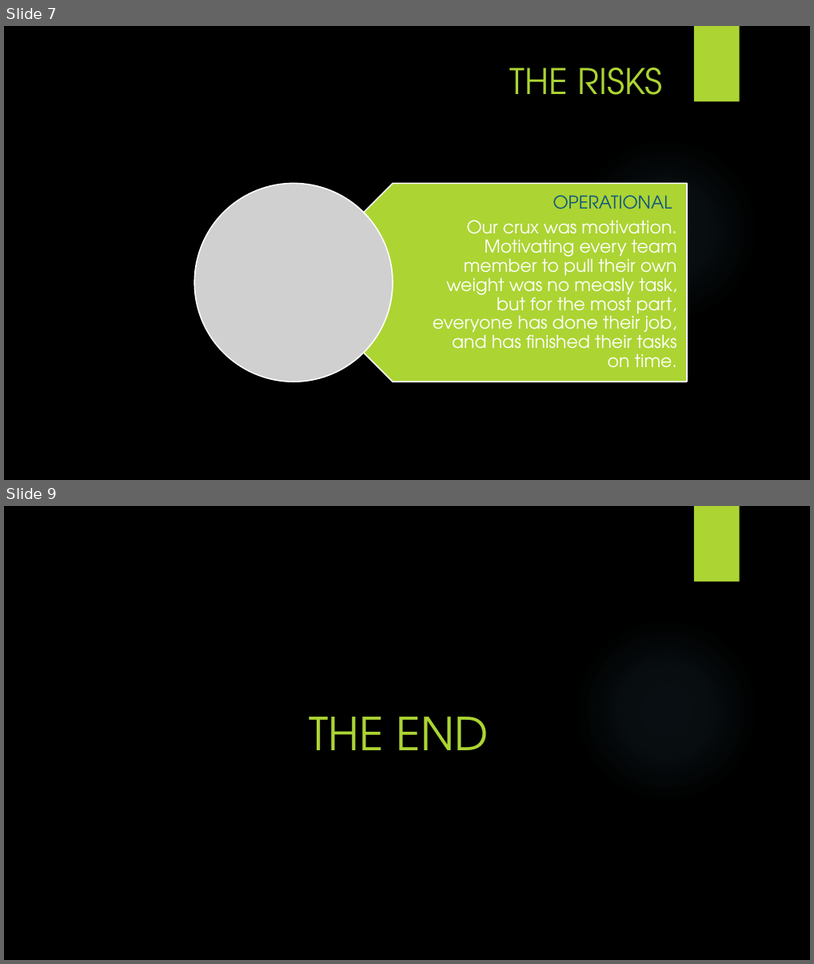
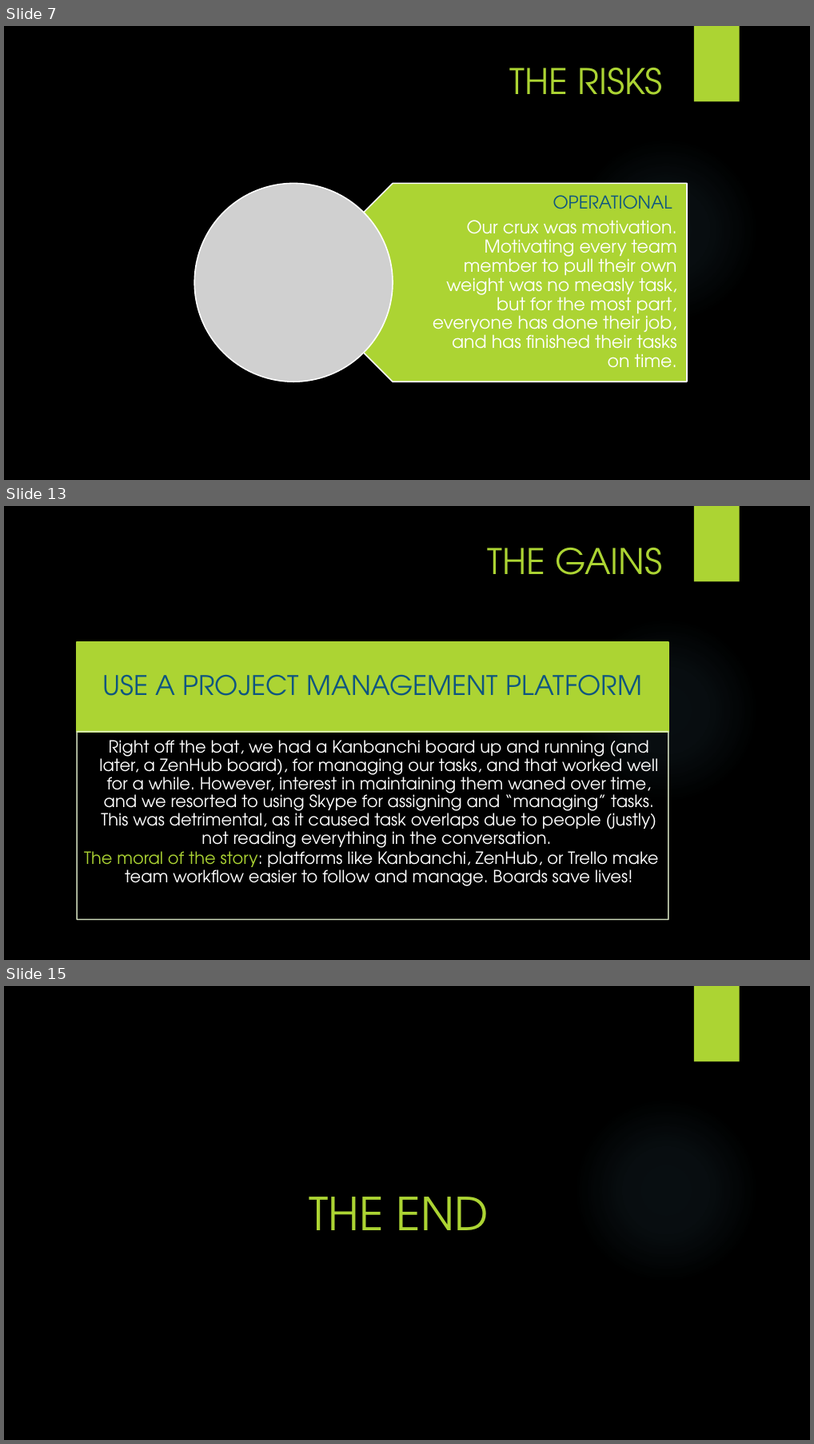
Before and after one commit to paladin952/cwmd, a slide deck: docs/documentation/CWMS.pptx. Shown one above the other, each under a label of ours: slides 7 and 9 before the commit, slides 7, 13 and 15 after it; the slides between them are not shown. The pictures are 814x964 and 814x1444 pixels, drawn with LibreOffice and Linux fonts; fonts in the diff are those of the drawing; grey boxes stand for pictures; background and template pictures are left out. Boxes give left, top, right and bottom in pixels: in the first picture for what was removed or moved away, otherwise in the second. Text is boxed around its words. In the diff, an @@ line names an element or a change of style, - is before the commit and + after.

```diff
--- a/docs/documentation/CWMS.pptx
+++ b/docs/documentation/CWMS.pptx
@@ slide 13 added at (x1=4, y1=506, x2=810, y2=960), background picture (left out); not listed: 2 template elements that a slide beside it also shows @@
@@ title added at (x1=488, y1=548, x2=663, y2=575), 42 pt, text #ACD433 @@
+THE GAINS
@@ group added at (x1=77, y1=642, x2=669, y2=919): 2 rectangles, 2 texts @@
+USE A PROJECT MANAGEMENT PLATFORM
+  Right off the bat, we had a Kanbanchi board up and running (and later, a ZenHub board), for managing our tasks, and that worked well for a while. However, interest in maintaining them waned over time, and we resorted to using Skype for assigning and “managing” tasks. This was detrimental, as it caused task overlaps due to people (justly) not reading everything in the conversation.
+  The moral of the story: platforms like Kanbanchi, ZenHub, or Trello make team workflow easier to follow and manage. Boards save lives!
@@ what was slide 9 is now slide 15 @@
```
Also in this commit, not shown: 1 slide changed, 5 other slides added.
